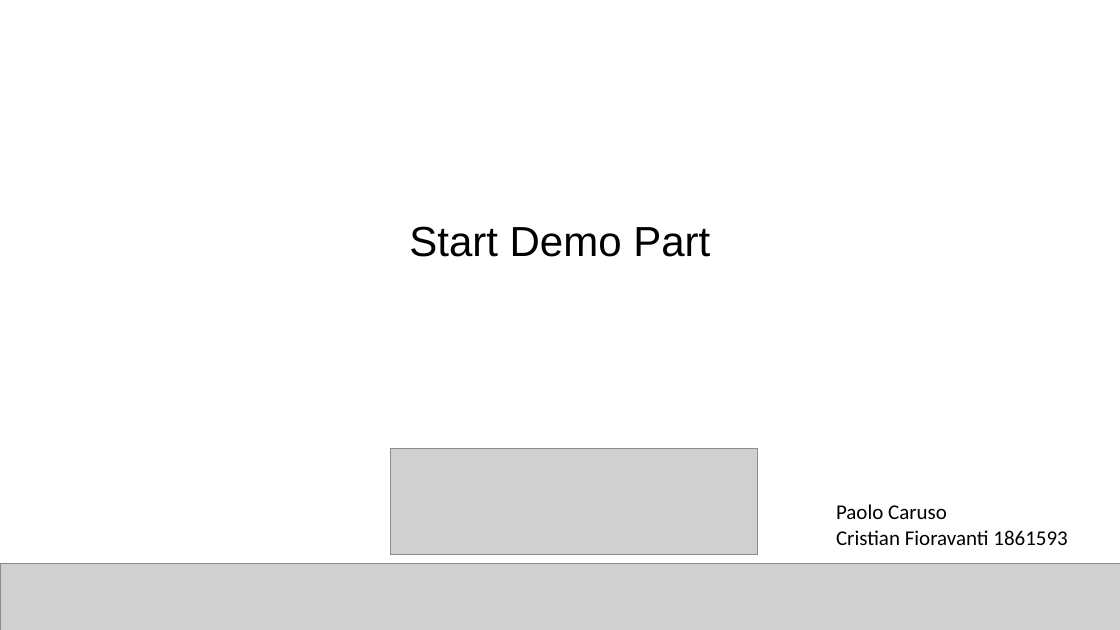
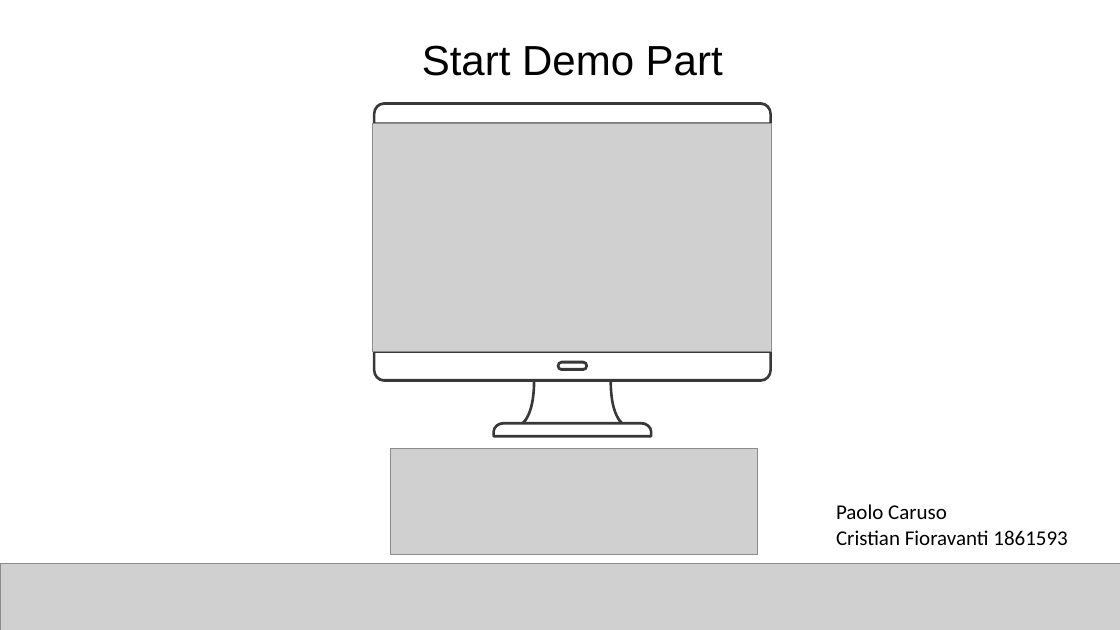
Before and after one commit to Cristian-Fioravanti/Visual-Analytics, a slide deck: slide 27 of Visual Analytics.pptx (slide 25 before the commit). Drawn at 1120x630 pixels with LibreOffice and Linux fonts; fonts in the diff are those of the drawing; grey boxes stand for pictures. Boxes give left, top, right and bottom in pixels: in the first picture for what was removed or moved away, otherwise in the second. Text is boxed around its words. In the diff, an @@ line names an element or a change of style, - is before the commit and + after.

```diff
--- a/Visual Analytics.pptx
+++ b/Visual Analytics.pptx
@@ text "Start Demo Part": place and size @@
-text "Start Demo Part" at [409, 226, 710, 257]
+text "Start Demo Part" at [422, 45, 723, 76]
@@ freeform shape added at [373, 103, 772, 438], fill #383838 @@
@@ picture added at [373, 124, 772, 352] @@
@@ freeform shape added at [557, 360, 589, 371], fill #383838 @@
```
Also in this commit, not shown: 2 other slides changed, 2 slides added.
